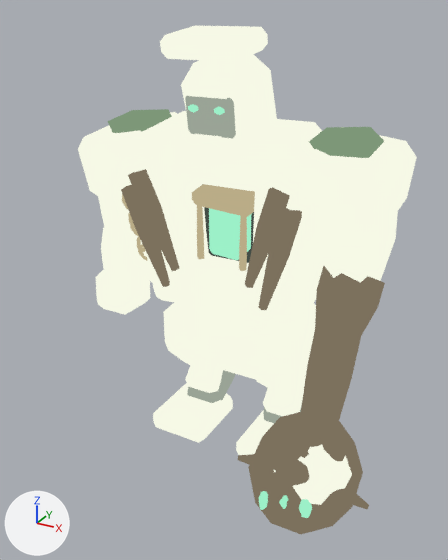
The Blender file art/blender/monsters/v2/brute_tier3_moss.blend, before and after one commit.
Camera for both pictures: a 50 mm camera at (0.988, -1.94, 1.638) aimed at (0.09, -0.307, 0.821). Arrows for +X, +Y and +Z are at lower left; the lights stay in place. The picture after the commit comes second. Both versions are drawn at frame 25 of the action 'Uprooted cedar root maceAction'; the numbers are the values there.

In view in the first picture: 'Broken broad shoulder.001', 'Broken plinth foot.001', 'Broken shrine crest', 'Chipped shrine plinth', 'Cracked niche lintel', 'Crooked root handle', 'Heavy earth root ball', 'Niche stone sill', 'Pale eroded chest jamb', 'Pale eroded chest jamb.001', 'Root bound forearm.001', 'Small effaced statue head' and 37 more.
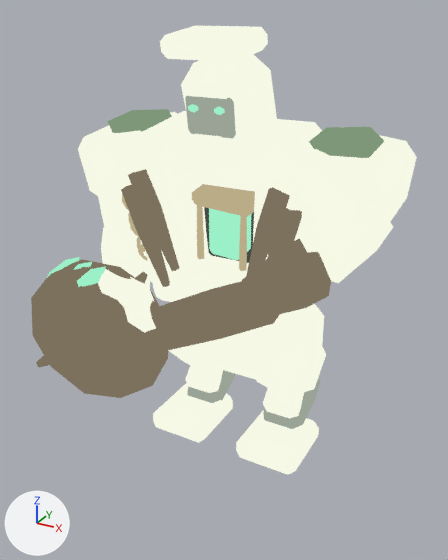
ob_guardian_shoulder_1 is not drawn itself; it is the parent of ob_guardian_elbow_001, ob_thick_stone_upper_arm_001.
ob_uprooted_cedar_root_mace is not drawn itself; it is the parent of ob_crooked_root_handle, ob_heavy_earth_root_ball, ob_pale_stone_caught_in_root_ball, ob_torn_clod_root, ob_torn_clod_root_001, ob_torn_clod_root_002, ob_torn_clod_root_003, ob_impact_root_sap.

Pixel boxes (x1, y1, x2, y2) of what changed, in the pictures (448 x 560 px):
'Heavy earth root ball', turned: before (248, 412, 363, 534); after (31, 259, 169, 398)
'Crooked root handle', turned: before (300, 332, 361, 427); after (160, 281, 281, 350)
'Root bound forearm.001', turned: before (315, 266, 385, 344); after (242, 238, 331, 314)
'Pale stone caught in root ball', turned: before (274, 445, 352, 505); after (98, 263, 156, 333)
'Thick stone upper arm.001', turned: before (315, 208, 398, 283); after (298, 222, 393, 283)
'Green sap split.002', turned: before (299, 499, 312, 518); after (77, 266, 106, 287)
'Torn clod root', turned: before (353, 494, 369, 509); after (104, 350, 119, 368)
'Green sap split', turned: before (259, 491, 268, 510); after (47, 257, 80, 278)
'Torn clod root.001', turned: before (299, 448, 309, 458); after (134, 272, 148, 284)
'Green sap split.001', turned: before (279, 495, 288, 509); after (74, 262, 92, 270)
'Torn clod root.002', turned (not visible afterwards): before (238, 454, 254, 465)
'Torn clod root.003', turned (not visible before): after (36, 356, 49, 368)
'Pale eroded chest jamb.001', unchanged, covered by the edit: before (251, 166, 323, 331); after (253, 166, 312, 331)
'Broken plinth foot.001', unchanged, uncovered by the edit: before (236, 410, 274, 455); after (236, 410, 319, 475)
'Eroded left fist', unchanged, covered by the edit: before (96, 270, 150, 315); after (145, 279, 150, 288)

The change, as a diff of the scene's bpy script:
```diff
--- a/art/blender/monsters/v2/brute_tier3_moss.blend.py
+++ b/art/blender/monsters/v2/brute_tier3_moss.blend.py
@@ ob_guardian_shoulder_1 @@
 ob_guardian_shoulder_1.location = (0.45, 0.0, 0.44)
-ob_guardian_shoulder_1.rotation_euler = (-0.12, 0.12, 0.08)  # degrees (-6.9, 6.9, 4.6)
+ob_guardian_shoulder_1.rotation_euler = (-0.85, 0.0, -0.65)  # degrees (-49, 0, -37)
@@ ob_uprooted_cedar_root_mace @@
 ob_uprooted_cedar_root_mace.location = (0.0, -0.055, -0.22)
-ob_uprooted_cedar_root_mace.rotation_euler = (0.55, 0.0, 0.0)  # degrees (32, 0, 0)
+ob_uprooted_cedar_root_mace.rotation_euler = (0.05, 0.0, 0.0)  # degrees (2.9, 0, 0)
```
